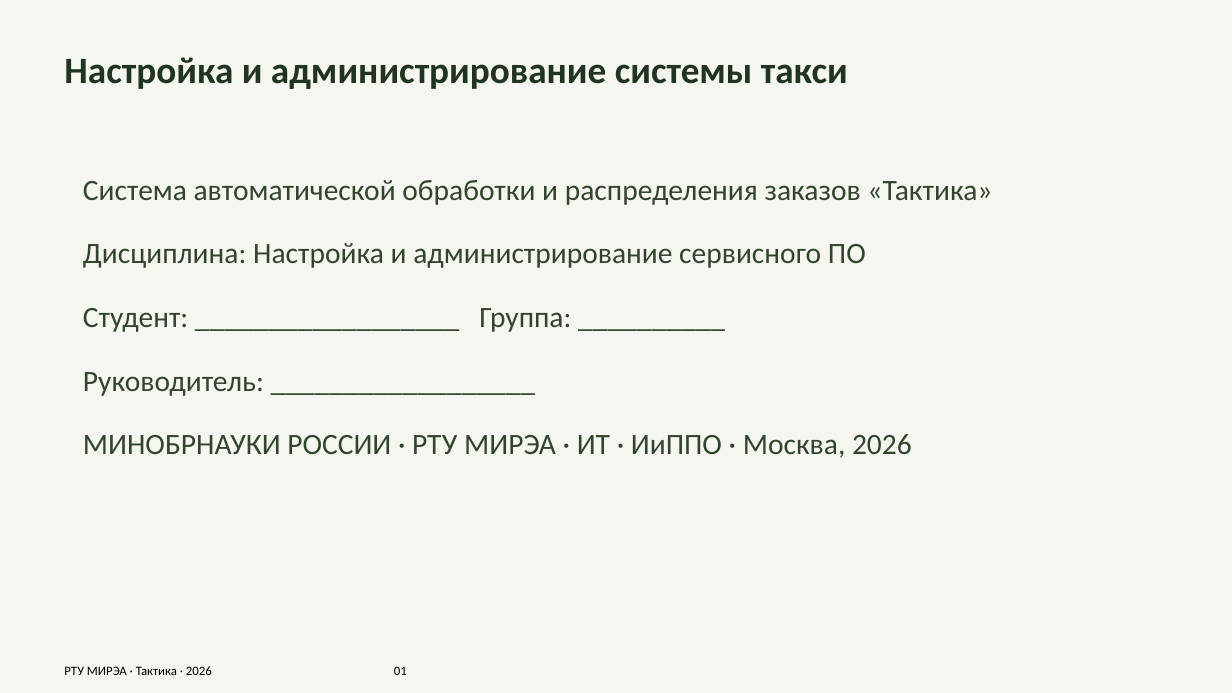
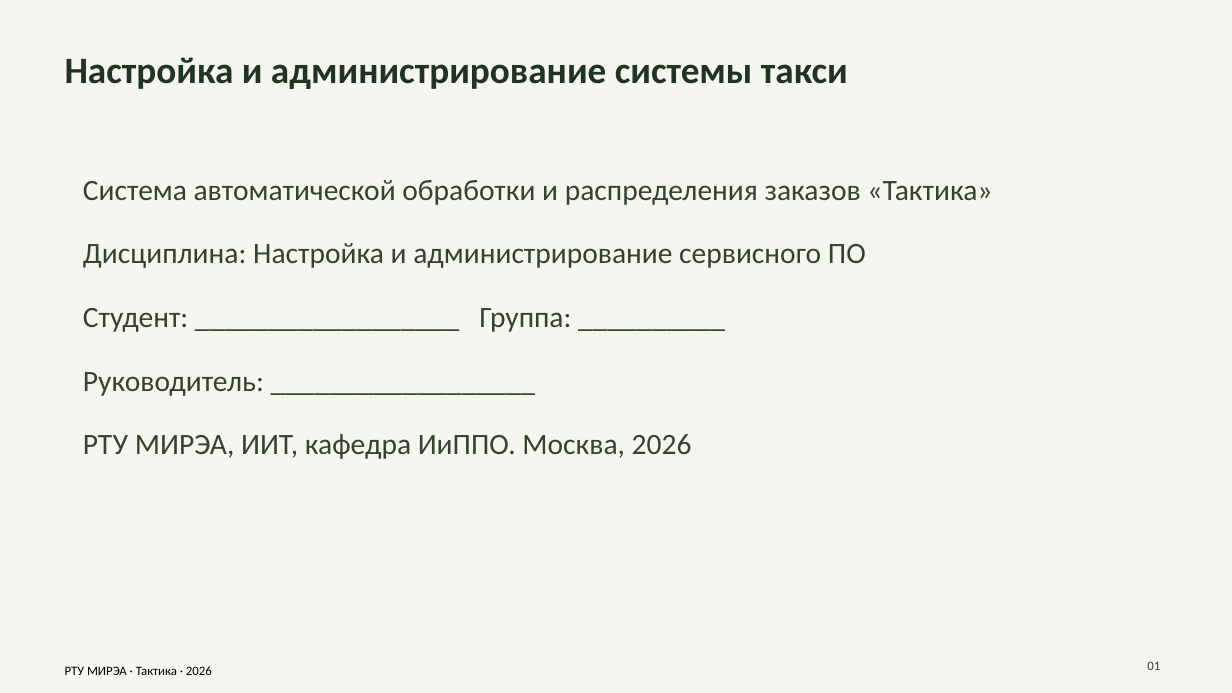
Before and after one commit to Alexey-UI/taxi-dispatch-coursework, a slide deck: slide 1 of report/output/Презентация_Тактика.pptx. Drawn at 1232x693 pixels with LibreOffice and Linux fonts; fonts in the diff are those of the drawing. Boxes give left, top, right and bottom in pixels: in the first picture for what was removed or moved away, otherwise in the second. Text is boxed around its words. In the diff, an @@ line names an element or a change of style, - is before the commit and + after.

```diff
--- a/report/output/Презентация_Тактика.pptx
+++ b/report/output/Презентация_Тактика.pptx
@@ text at [83, 434, 692, 459]: text changed @@
-МИНОБРНАУКИ РОССИИ · РТУ МИРЭА · ИТ · ИиППО · Москва, 2026
+РТУ МИРЭА, ИИТ, кафедра ИиППО. Москва, 2026
@@ text at [65, 666, 212, 675]: text changed @@
-РТУ МИРЭА · Тактика · 2026 01
+РТУ МИРЭА · Тактика · 2026
@@ text added at [1147, 661, 1160, 670], 10 pt, text #33442D @@
+01
```
Also in this commit, not shown: 1 other slide changed, 7 slides added, 7 slides removed, 5 other files.
